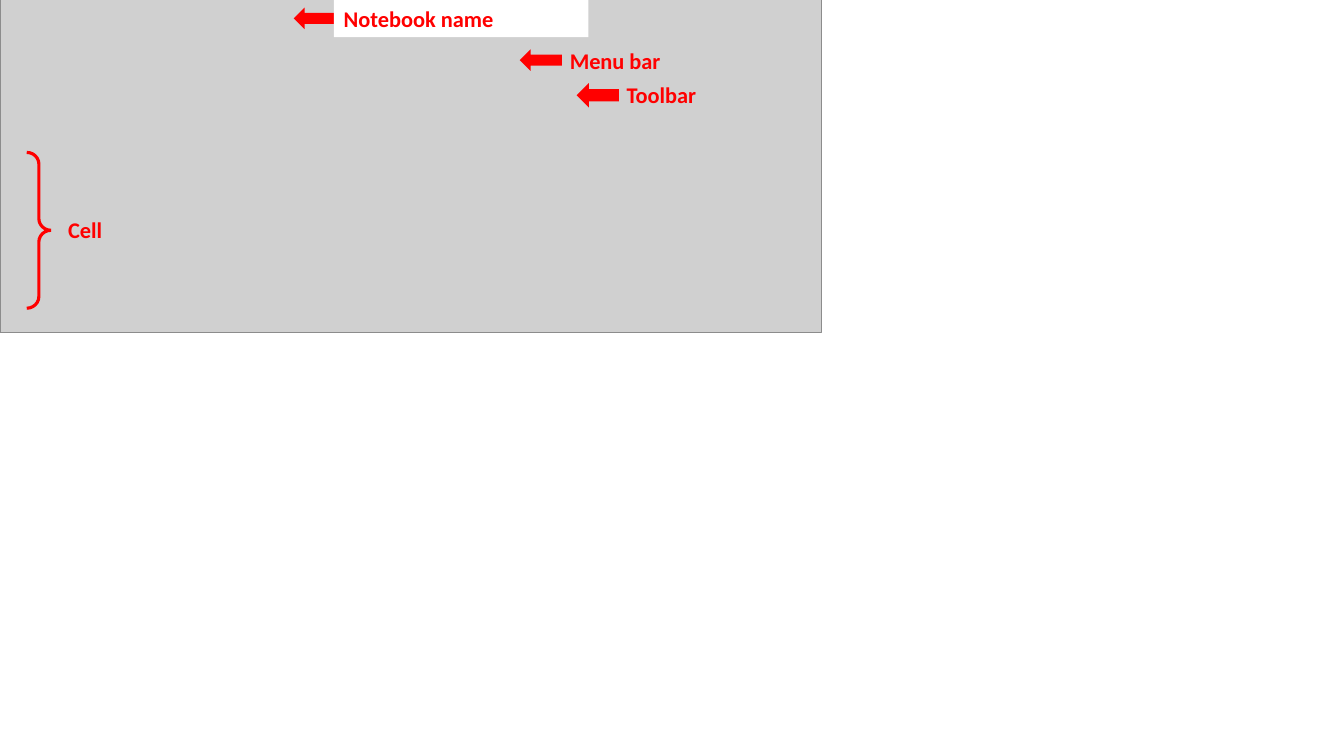
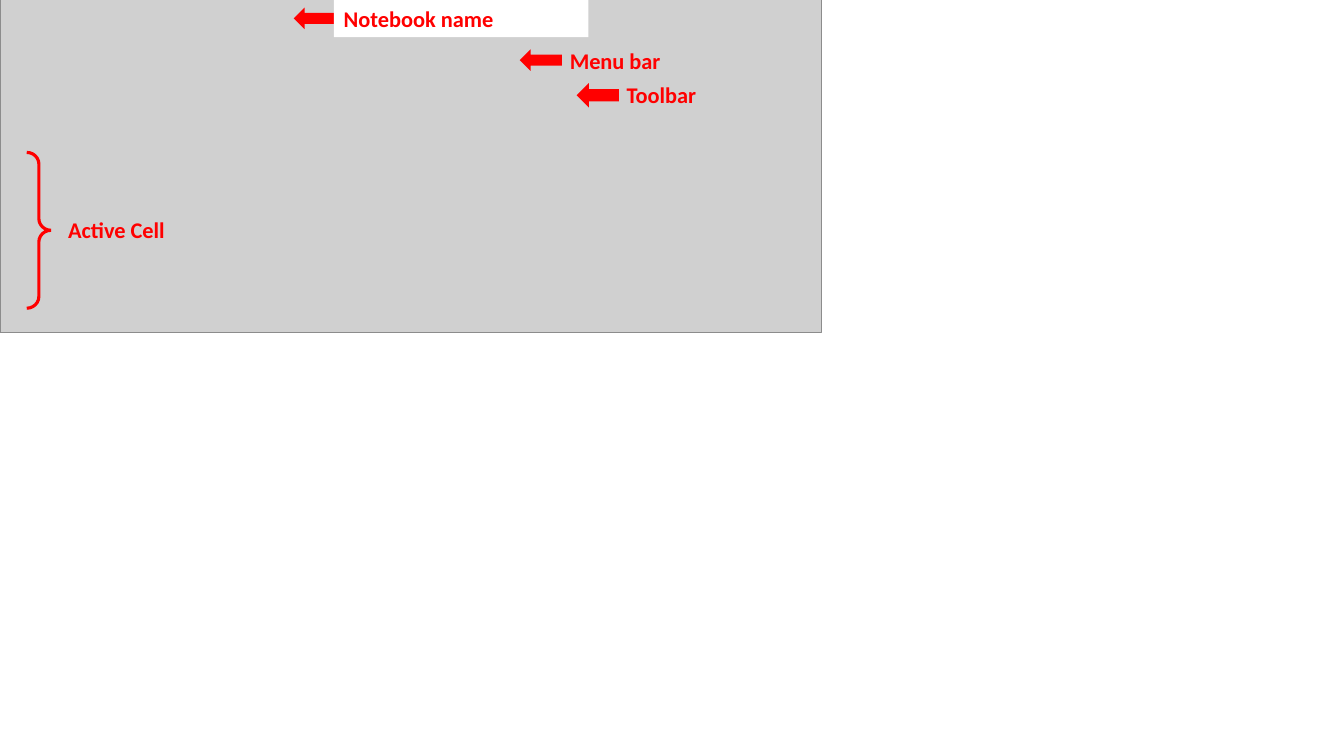
Before and after one commit to hydroffice/python_basics, a slide deck: slide 1 of images/resources/resources.pptx. Drawn at 1344x756 pixels with LibreOffice and Linux fonts; fonts in the diff are those of the drawing; grey boxes stand for pictures. Boxes give left, top, right and bottom in pixels: in the first picture for what was removed or moved away, otherwise in the second. Text is boxed around its words. In the diff, an @@ line names an element or a change of style, - is before the commit and + after.

```diff
--- a/images/resources/resources.pptx
+++ b/images/resources/resources.pptx
@@ text at (x1=68, y1=222, x2=165, y2=238): text changed @@
-Cell
+Active Cell
```
Also in this commit, not shown: 1 slide added, 17 other files.
